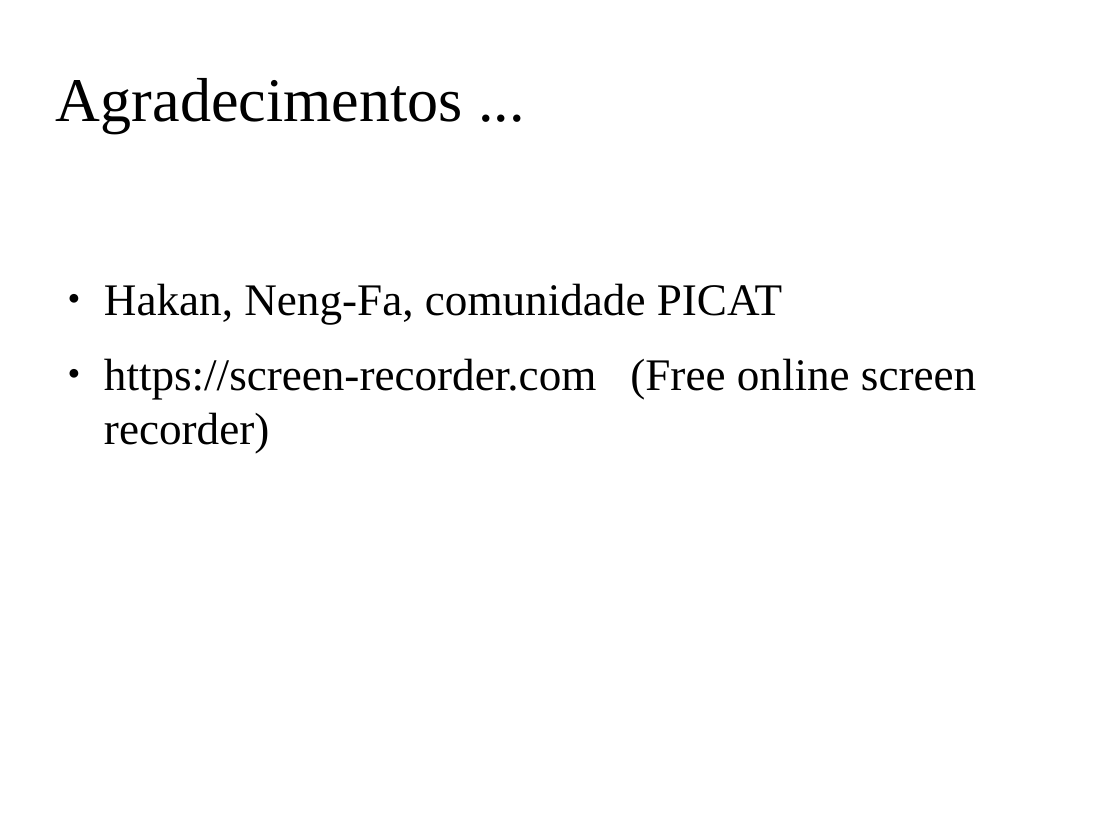
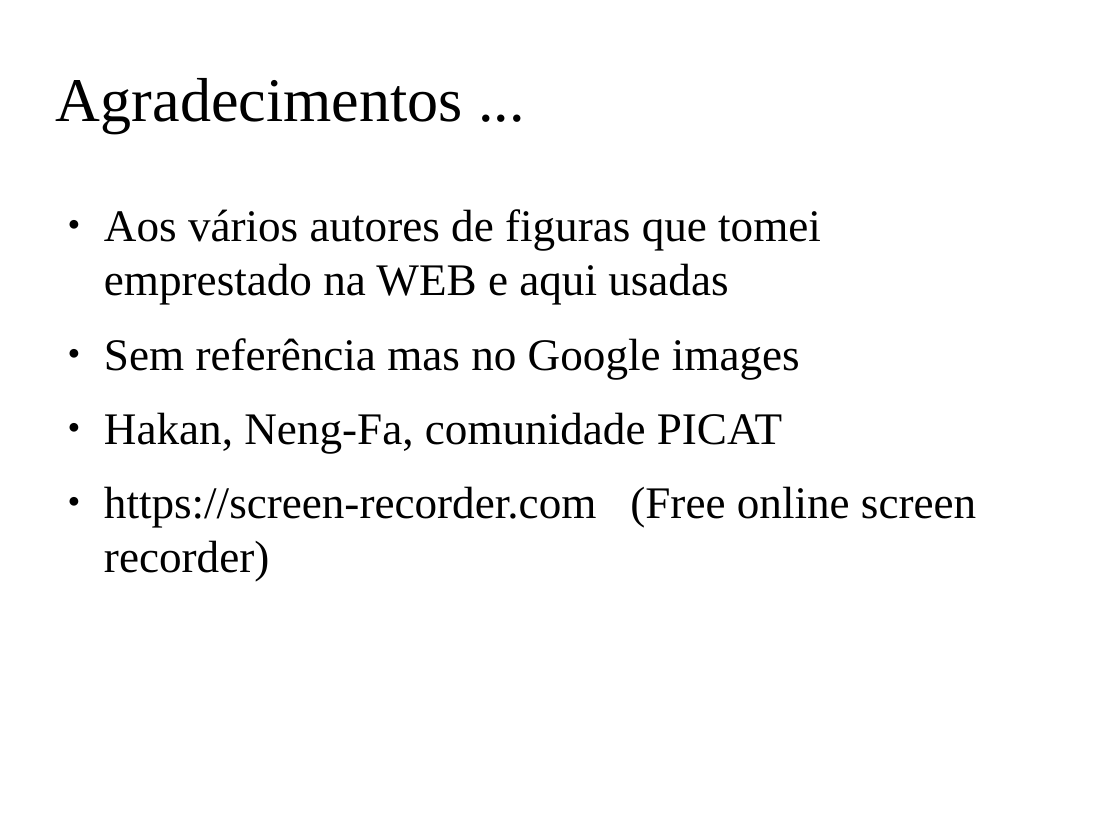
Before and after one commit to claudiosa/CCS, a slide deck: slide 3 of picat/YOUTUBE_BFS_PICAT/slides_bfs.odp. Drawn at 1120x840 pixels with LibreOffice and Linux fonts; fonts in the diff are those of the drawing; background and template pictures are left out. Boxes give left, top, right and bottom in pixels: in the first picture for what was removed or moved away, otherwise in the second. Text is boxed around its words. In the diff, an @@ line names an element or a change of style, - is before the commit and + after.

```diff
--- a/picat/YOUTUBE_BFS_PICAT/slides_bfs.odp
+++ b/picat/YOUTUBE_BFS_PICAT/slides_bfs.odp
@@ text at <box>104,209,821,379</box>: paragraphs added @@
+● Aos vários autores de figuras que tomei emprestado na WEB e aqui usadas
+● Sem referência mas no Google images
```
Also in this commit, not shown: 8 other slides changed, 5 slides added, 1 slide removed, 2 other files.
